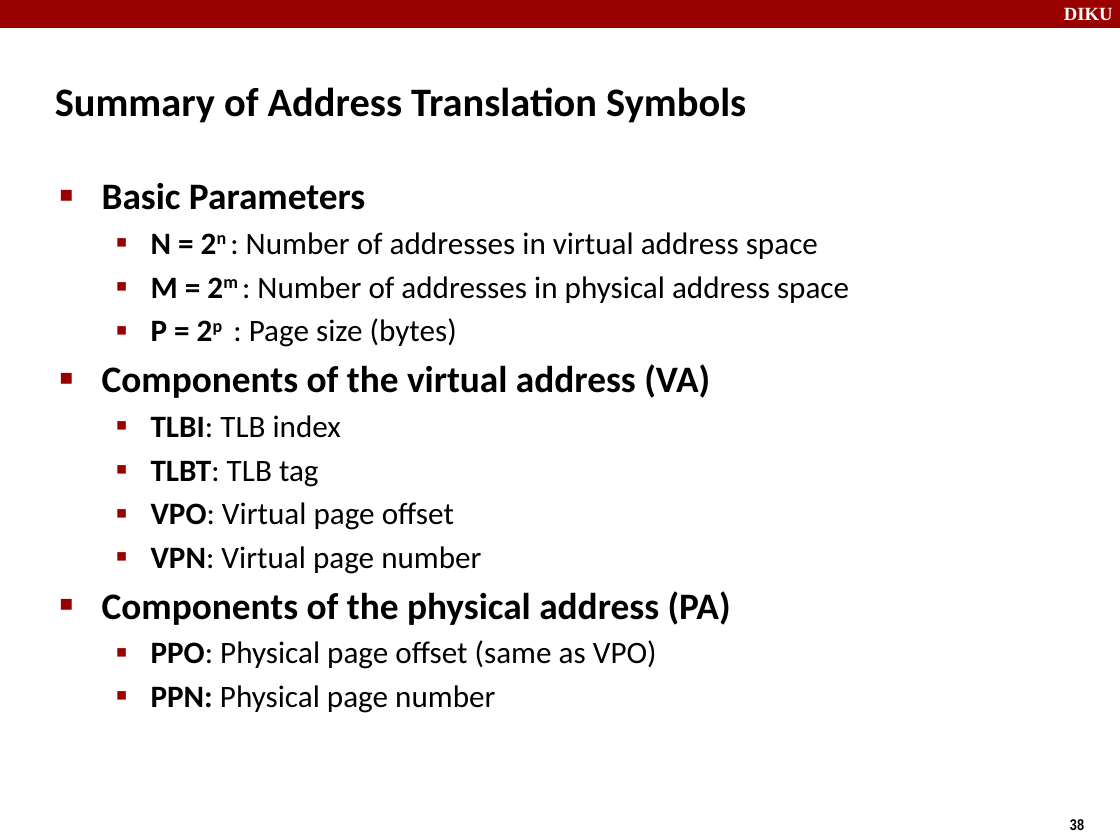
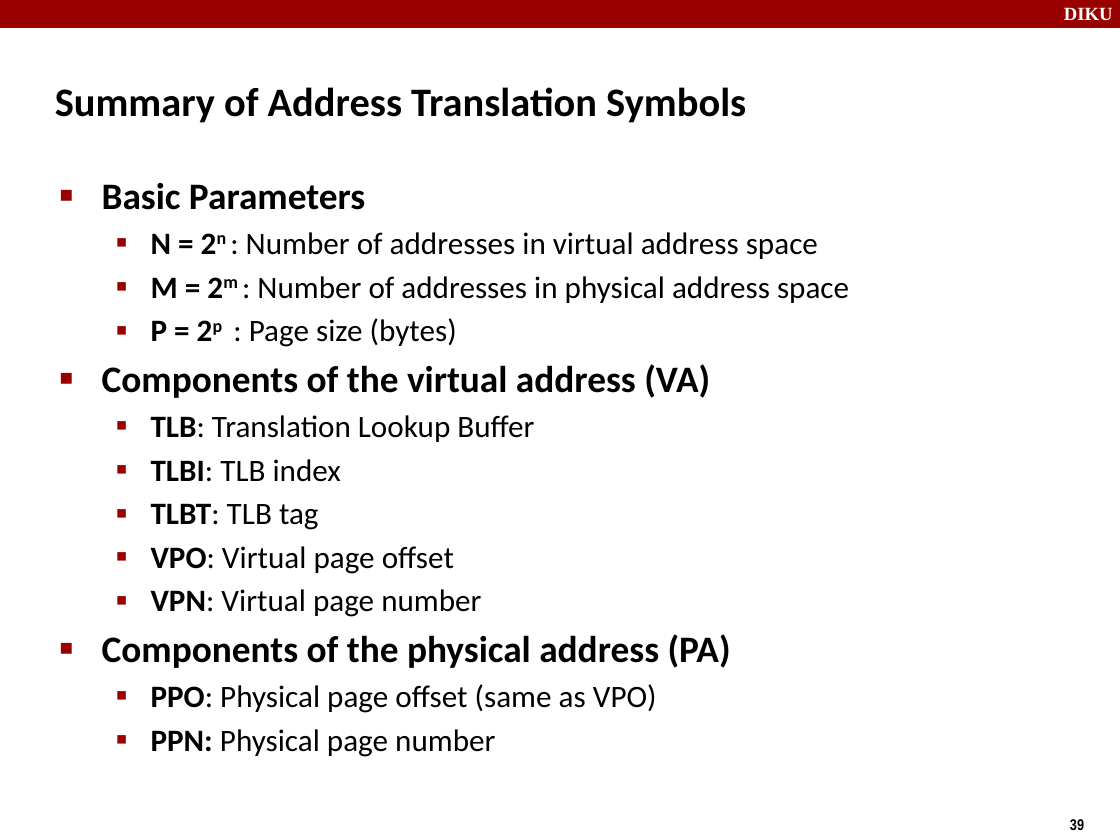
Before and after one commit to diku-dk/hpps-e2022-pub, a slide deck: slide 39 of material/4-l-2/operating systems.odp (slide 38 before the commit). Drawn at 1120x840 pixels with LibreOffice and Linux fonts; fonts in the diff are those of the drawing. Boxes give left, top, right and bottom in pixels: in the first picture for what was removed or moved away, otherwise in the second. Text is boxed around its words. In the diff, an @@ line names an element or a change of style, - is before the commit and + after.

```diff
--- a/material/4-l-2/operating systems.odp
+++ b/material/4-l-2/operating systems.odp
@@ text at (151,415,534,442): paragraph added @@
+  ▪ TLB: Translation Lookup Buffer
```
Also in this commit, not shown: 5 other slides changed, 1 slide added, 1 other file.
